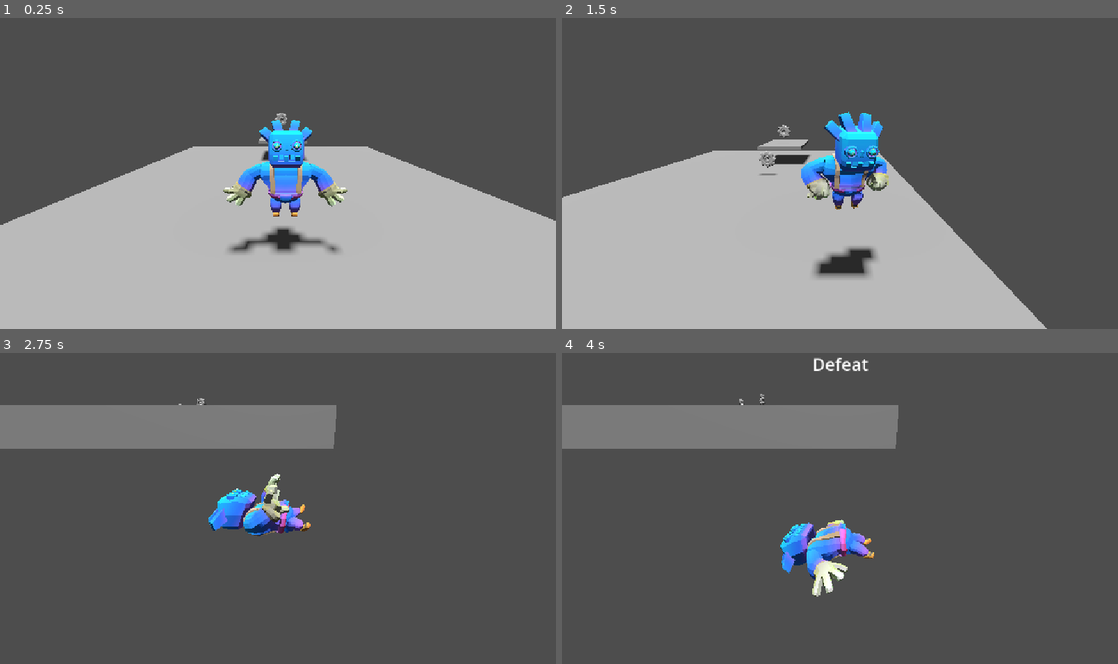
Above: before the commit, frames 1-4 (two rows, left to right).
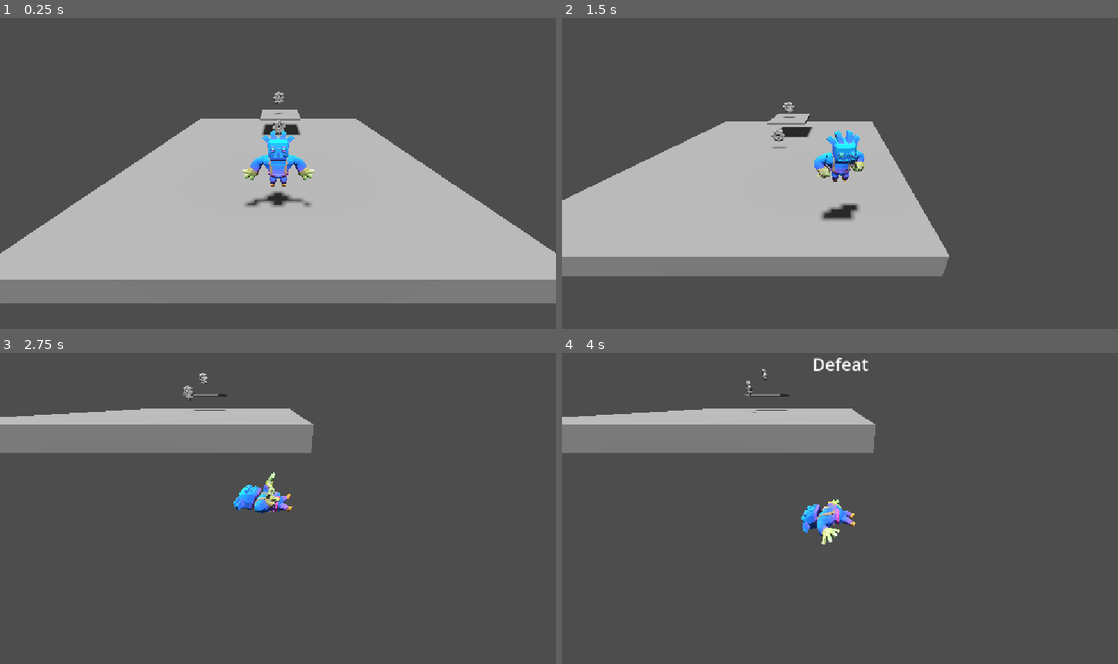
Above: after the commit, the same moments.

Repository: TimurBysky/3D-Platformer-with-Basic-Elements
Game: Godot game, scene res://main.tscn
Two runs of this game, one before a commit and one after it. Both use one fixed random seed, a clock stepped at 60 frames per second and the inputs below.
Inputs:
- Up to frame 1 (0.25 s): no input
- Up to frame 2 (1.5 s): hold D (right) 0.53-1.28 s; tap Space (jump) at 0.77 s; hold S (backward) from 1.28 s (still down)
- Up to frame 3 (2.75 s): tap Space (jump) at 1.52 s; release S (backward) at 2.03 s; hold D (right) from 2.03 s (still down)
- Up to frame 4 (4 s): release D (right) at 2.78 s; hold W (forward) 2.78-3.53 s; tap Space (jump) at 3.02, 3.77 s; hold A (left) from 3.53 s (still down)

The runs differ from the first frame. In frame 1, 25% of the frame differs, in the area x 0-100%, y 23-100%; in frame 2, 26%, in the area x 0-88%, y 27-100%; in frame 3, 7.0%; in frame 4, 7.7%.

Commit message:
Улучшена камера

Diff:
--- a/player.gd
+++ b/player.gd
@@ -25,7 +25,6 @@
 func _ready():
 	_conect_all()
 	set_state(State.IDLE)
-	print(str(get_tree().get_nodes_in_group("Coins").size()))
 
 func _conect_all():
 	ui = $"../Node3D"
@@ -92,6 +91,3 @@
 	await get_tree().create_timer(1.0).timeout
 	YandexSDK.show_interstitial_ad()
 	defeat.emit()
-	#position = Vector3(0, 5, 0)
-	#is_alive = true
-	#set_state(State.IDLE)
--- a/player.tscn
+++ b/player.tscn
@@ -16,7 +16,7 @@
 debug_color = Color(0.640543, 0.701049, 0.927553, 0.42)
 
 [node name="Camera3D" type="Camera3D" parent="."]
-transform = Transform3D(1.9802, 0, 0, 0, 1.89675, 0.568799, 0, -0.568799, 1.89675, -0.14313, 2.05552, 3.81498)
+transform = Transform3D(1.9802, 0, 0, 0, 1.75435, 0.918398, 0, -0.918398, 1.75435, -9.44232e-07, 3.73809, 6.20633)
 size = 2.905
 
 [node name="godotman" parent="." instance=ExtResource("2_onrkg")]
